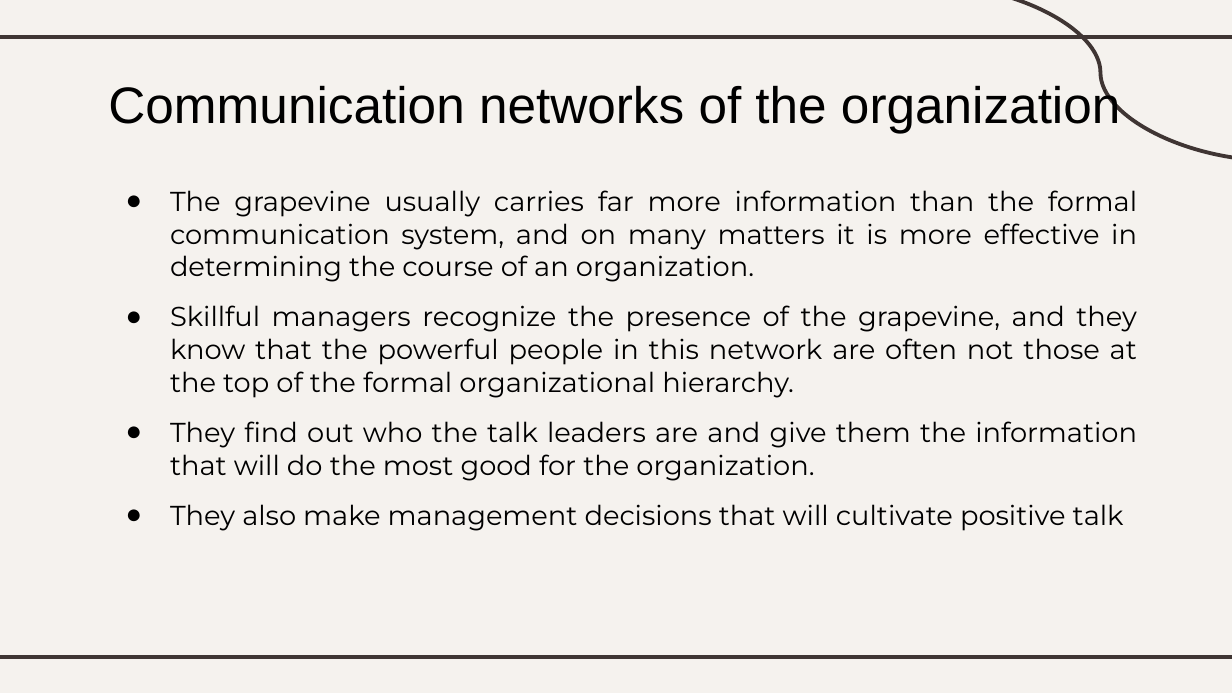
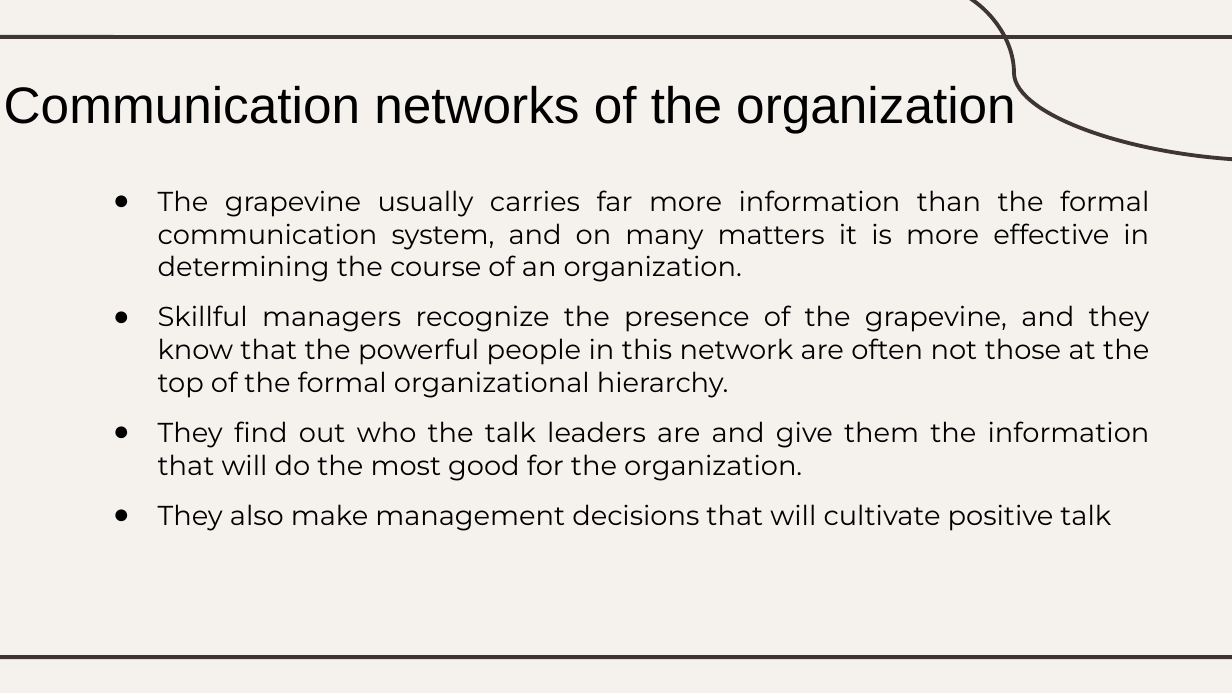
Before and after one commit to mononokai/3rd-semester, a slide deck: slide 18 of workplace-communication/Lecture 1.pptx. Drawn at 1232x693 pixels with LibreOffice and Linux fonts; fonts in the diff are those of the drawing. Boxes give left, top, right and bottom in pixels: in the first picture for what was removed or moved away, otherwise in the second. Text is boxed around its words. In the diff, an @@ line names an element or a change of style, - is before the commit and + after.

```diff
--- a/workplace-communication/Lecture 1.pptx
+++ b/workplace-communication/Lecture 1.pptx
@@ curved line (928, 0) - (1232, 160): route changed @@
@@ title "Communication networks of the organization": place and size @@
-title "Communication networks of the organization" at [108,82,1120,133]
+title "Communication networks of the organization" at [4,82,1015,133]
@@ text "The grapevine usually carries far ..." rewrapped from [170,190,1137,531] to [158,190,1150,531] @@
```
Also in this commit, not shown: 28 other slides changed, 1 other file.
